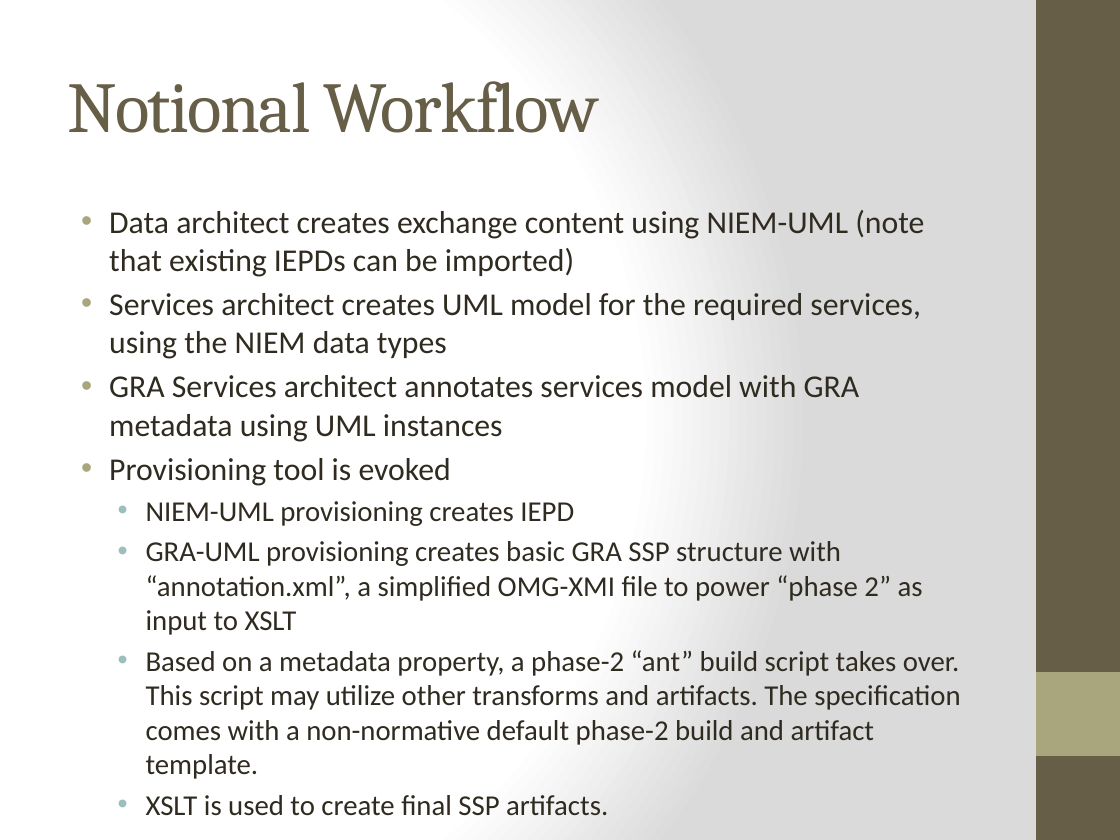
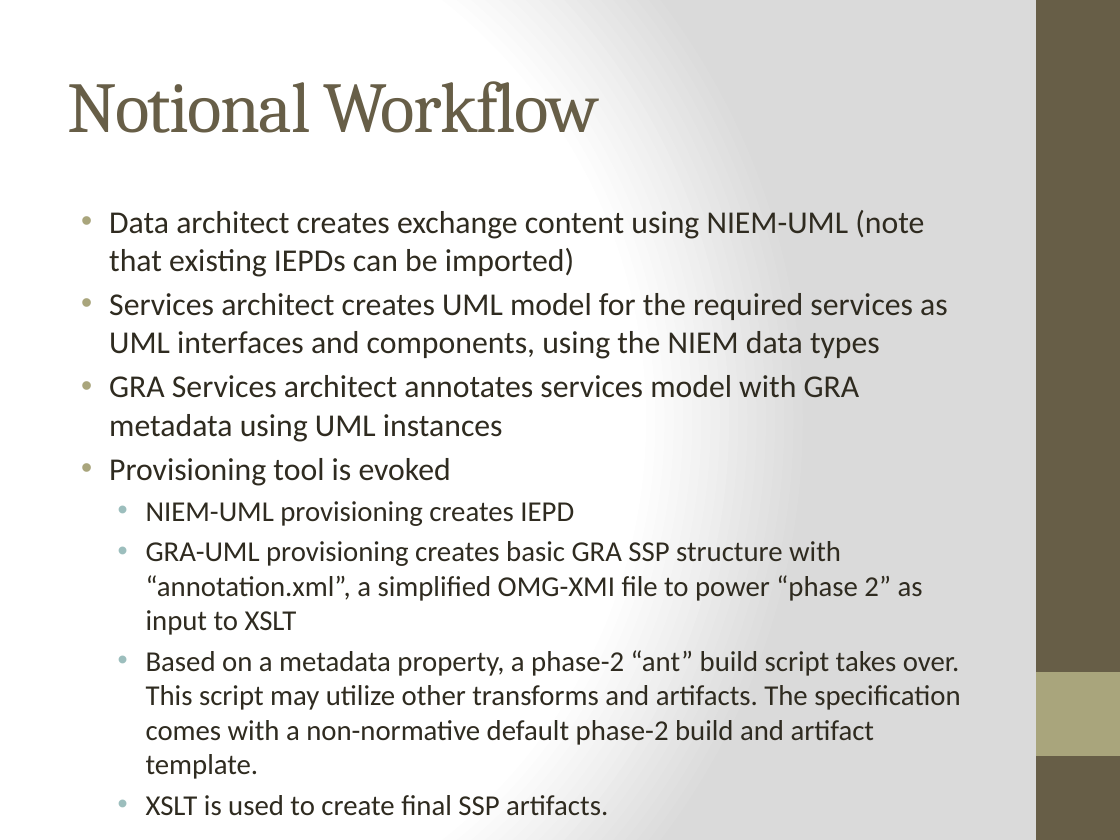
Before and after one commit to GRA-UML/specification, a slide deck: slide 12 of Discussion Documents/GRA UML OMG Initial Submission.pptx. Drawn at 1120x840 pixels with LibreOffice and Linux fonts; fonts in the diff are those of the drawing. Boxes give left, top, right and bottom in pixels: in the first picture for what was removed or moved away, otherwise in the second. Text is boxed around its words. In the diff, an @@ line names an element or a change of style, - is before the commit and + after.

```diff
--- a/Discussion Documents/GRA UML OMG Initial Submission.pptx
+++ b/Discussion Documents/GRA UML OMG Initial Submission.pptx
@@ text at <box>109,293,948,359</box>: text changed @@
-• Services architect creates UML model for the required services, using the NIEM data types
+• Services architect creates UML model for the required services as UML interfaces and components, using the NIEM data types
```
Also in this commit, not shown: 4 other slides changed, 1 other file.
